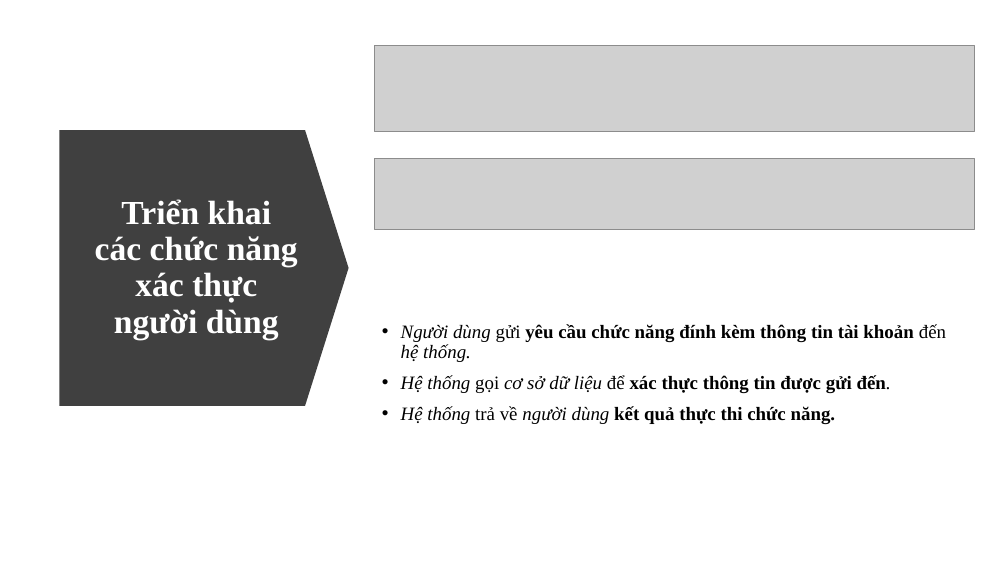
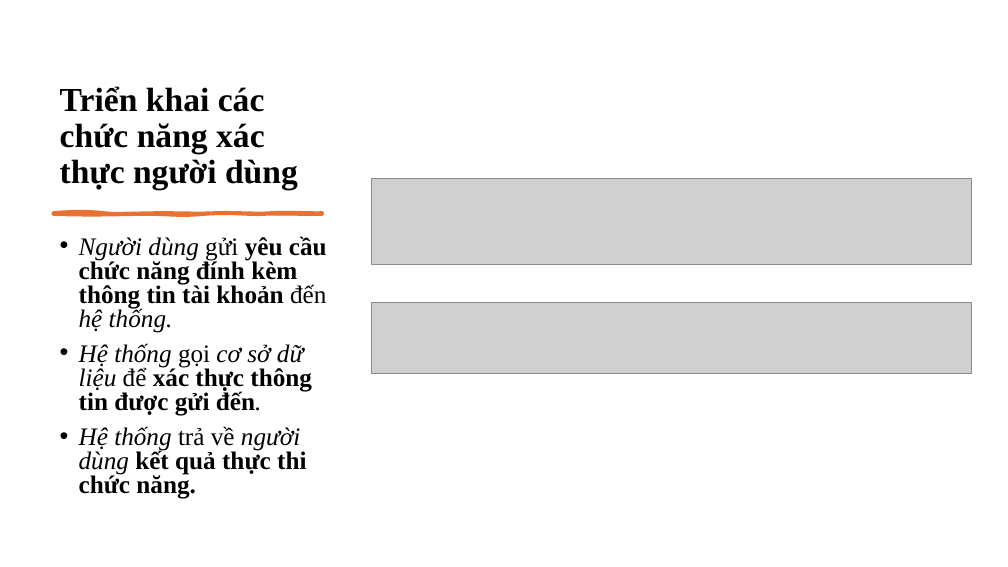
Before and after one commit to ngovanuc/Vietnamese_History_Chatbot, a slide deck: slide 31 of documents/slide bao cao.pptx. Drawn at 1008x567 pixels with LibreOffice and Linux fonts; fonts in the diff are those of the drawing; grey boxes stand for pictures. Boxes give left, top, right and bottom in pixels: in the first picture for what was removed or moved away, otherwise in the second. Text is boxed around its words. In the diff, an @@ line names an element or a change of style, - is before the commit and + after.

```diff
--- a/documents/slide bao cao.pptx
+++ b/documents/slide bao cao.pptx
@@ title "Triển khai các chức năng ...": place and size @@
-title "Triển khai các chức năng ..." at bbox=[95, 199, 298, 339]
+title "Triển khai các chức năng ..." at bbox=[60, 86, 298, 190]
@@ title "Triển khai các chức năng ..." at bbox=[60, 86, 298, 190]: text colour #FFFFFF to #000000; alignment centre to left; vertical alignment middle to bottom @@
@@ down arrow removed at bbox=[60, 130, 349, 406] @@
@@ picture: place and size @@
-picture at bbox=[374, 45, 975, 132]
+picture at bbox=[372, 178, 972, 265]
@@ text "Người dùng gửi yêu cầu ...": place and size @@
-text "Người dùng gửi yêu cầu ..." at bbox=[401, 324, 946, 424]
+text "Người dùng gửi yêu cầu ..." at bbox=[79, 236, 327, 499]
@@ text "Người dùng gửi yêu cầu ..." at bbox=[79, 236, 327, 499]: size 18 to 24 pt; line spacing 0.9 to 0.8; vertical alignment middle to top @@
@@ freeform shape added at bbox=[53, 212, 322, 214], fill #E97132, outline #E97132 3 pt @@
@@ picture: place and size @@
-picture at bbox=[374, 159, 975, 229]
+picture at bbox=[372, 302, 972, 373]
```
Also in this commit, not shown: 13 other slides changed.
